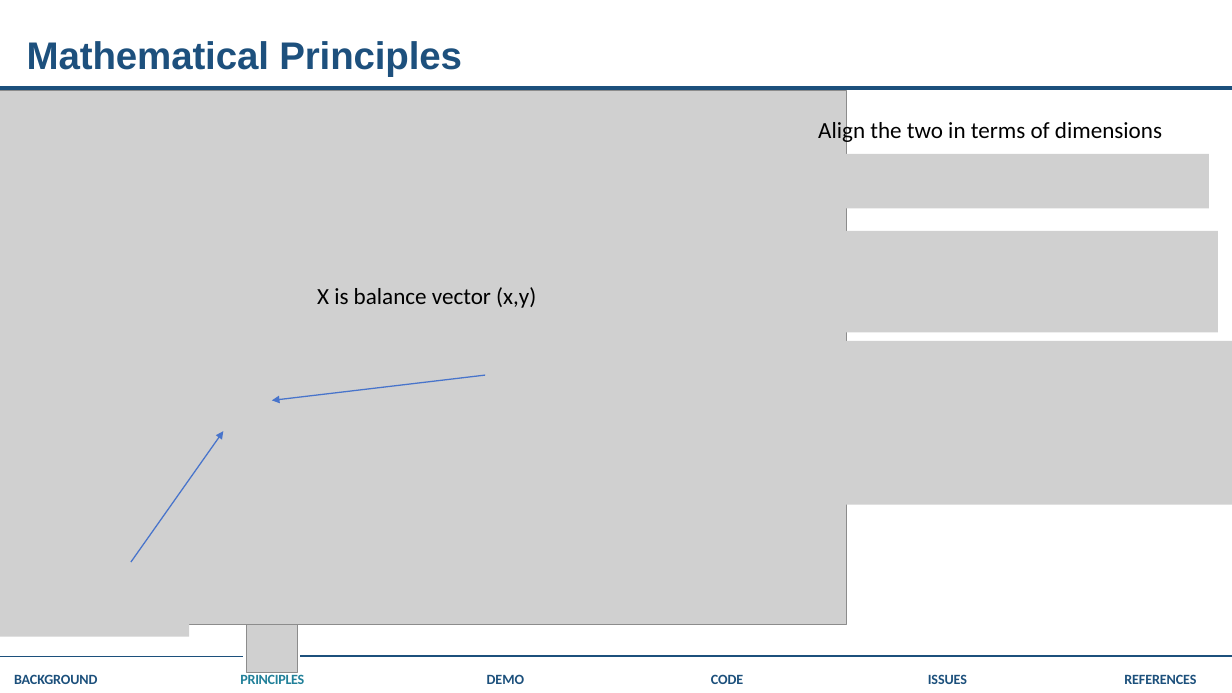
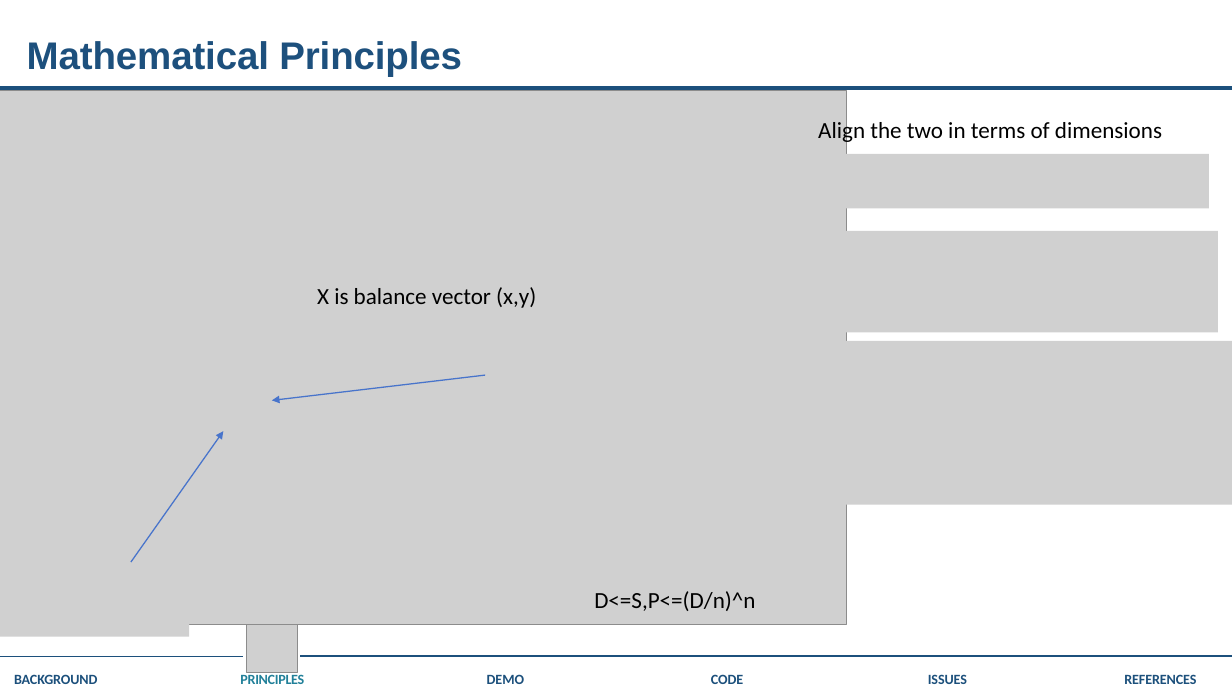
Before and after one commit to zeron-G/Rust-Developer-Test-Assignment_StableSwap-Implementation, a slide deck: slide 3 of swap.pptx. Drawn at 1232x693 pixels with LibreOffice and Linux fonts; fonts in the diff are those of the drawing; grey boxes stand for pictures. Boxes give left, top, right and bottom in pixels: in the first picture for what was removed or moved away, otherwise in the second. Text is boxed around its words. In the diff, an @@ line names an element or a change of style, - is before the commit and + after.

```diff
--- a/swap.pptx
+++ b/swap.pptx
@@ text added at bbox=[594, 591, 755, 611], 18 pt, text #000000 @@
+D<=S,P<=(D/n)^n
```
Also in this commit, not shown: 6 other slides changed, 2 other files.
